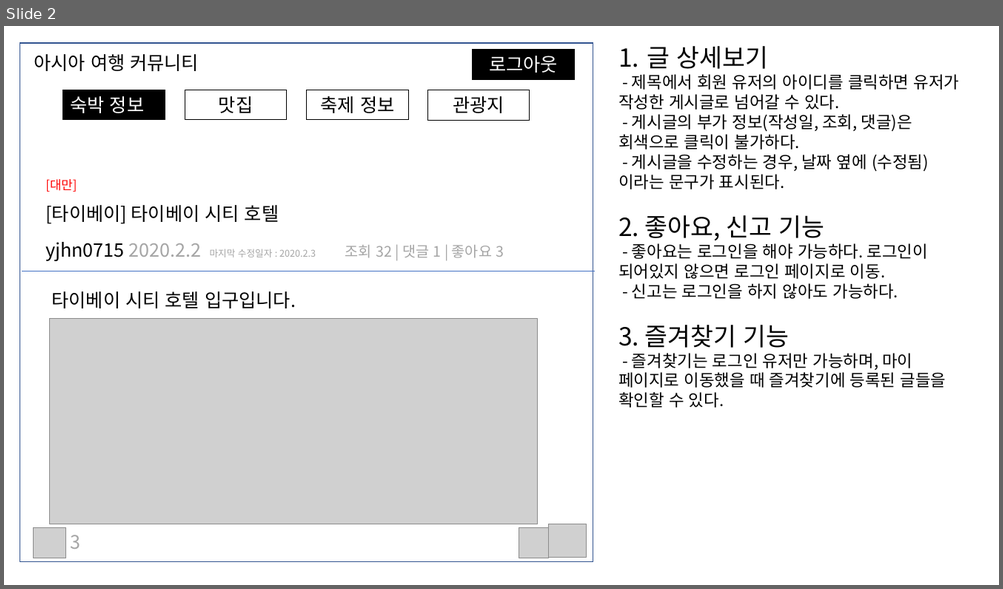
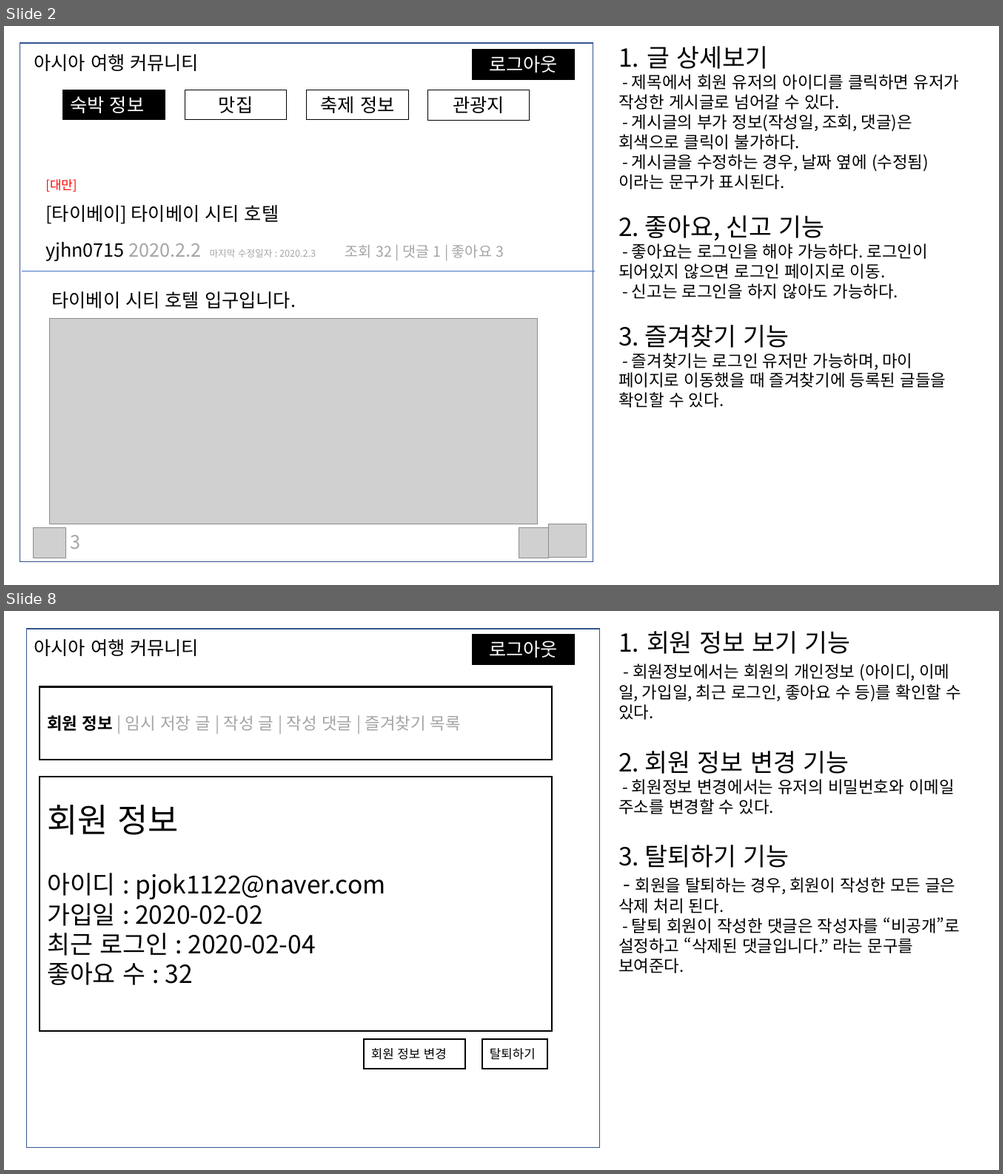
Before and after one commit to pjok1122/travel-community, a slide deck: 화면 기획서.pptx. Shown one above the other, each under a label of ours: slide 2 before the commit, slides 2 and 8 after it; the slides between them are not shown. The pictures are 1003x589 and 1003x1174 pixels, drawn with LibreOffice and Linux fonts; fonts in the diff are those of the drawing; grey boxes stand for pictures. Boxes give left, top, right and bottom in pixels: in the first picture for what was removed or moved away, otherwise in the second. Text is boxed around its words. In the diff, an @@ line names an element or a change of style, - is before the commit and + after.

```diff
--- a/화면 기획서.pptx
+++ b/화면 기획서.pptx
@@ slide 8 added at [4,611,999,1170], background #FFFFFF @@
@@ rectangle added at [26,629,600,1148], fill #FFFFFF, outline #325491 1 pt @@
@@ text added at [618,631,962,974], 16 pt, text #000000 @@
+1. 회원 정보 보기 기능
+- 회원정보에서는 회원의 개인정보 (아이디, 이메일, 가입일, 최근 로그인, 좋아요 수 등)를 확인할 수 있다.
+2. 회원 정보 변경 기능
+- 회원정보 변경에서는 유저의 비밀번호와 이메일 주소를 변경할 수 있다.
+3. 탈퇴하기 기능
+- 회원을 탈퇴하는 경우, 회원이 작성한 모든 글은 삭제 처리 된다.
+- 탈퇴 회원이 작성한 댓글은 작성자를 “비공개”로 설정하고 “삭제된 댓글입니다.” 라는 문구를 보여준다.
@@ text added at [34,639,199,656], 18 pt, text #000000 @@
+아시아 여행 커뮤니티
@@ rectangle added at [472,634,575,664], fill #000000, outline #000000 0.75 pt, 18 pt, text #FFFFFF @@
+로그아웃
@@ rectangle added at [40,687,552,760], outline #000000 1.5 pt, 16 pt, text #A5A5A5 @@
+회원 정보 | 임시 저장 글 | 작성 글 | 작성 댓글 | 즐겨찾기 목록
@@ rectangle added at [40,777,552,1031], outline #000000 1.5 pt, 24 pt, text #000000 @@
+회원 정보
+아이디 : pjok1122@naver.com
+가입일 : 2020-02-02
+최근 로그인 : 2020-02-04
+좋아요 수 : 32
@@ rectangle added at [364,1039,465,1069], outline #000000 1.5 pt, 12 pt, text #000000 @@
+회원 정보 변경
@@ rectangle added at [482,1039,548,1069], outline #000000 1.5 pt, 12 pt, text #000000 @@
+탈퇴하기
```
Also in this commit, not shown: 4 slides changed, 6 other slides added.
